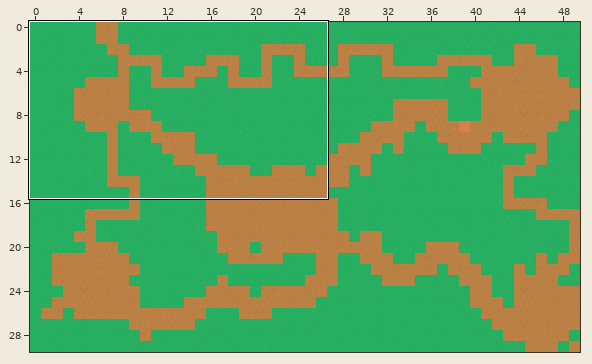
Tiled map: maps/level3.tmx. Above: a wide view before the commit, with the close-up outlined.
Close-up. As it was:
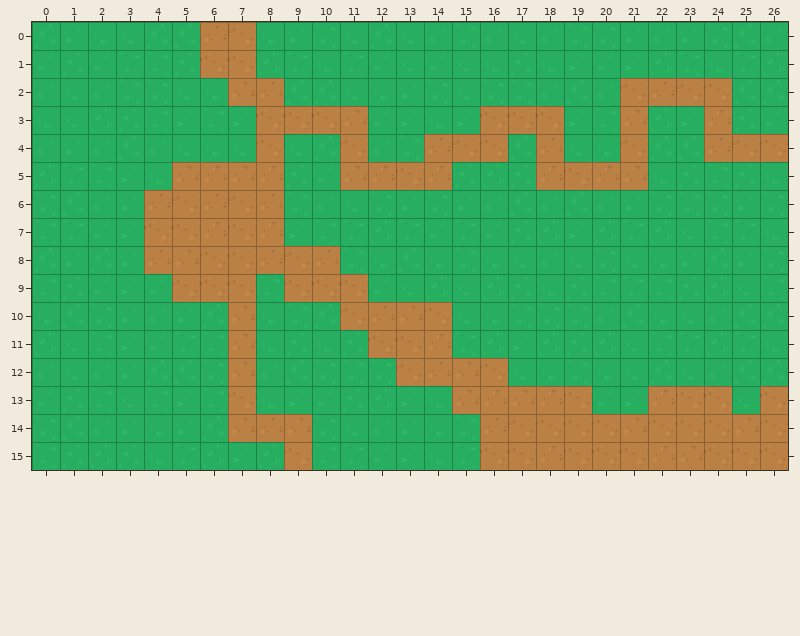
Cells are 64x64 px. Shown: x 0..26, y 0..15. The commit also changed other parts of the map, which this record leaves out.
The same view after the edit:
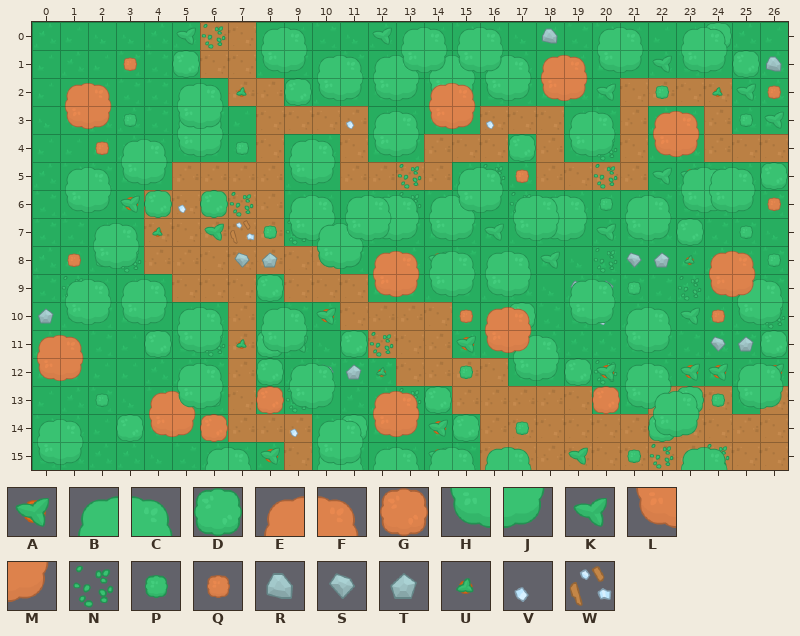
Key: from "spritesheet_tiles": A 133, B 180, C 181, D 182, E 183, F 184, G 185, H 207, J 208, K 209, L 210, M 211, N 212, P 234, Q 235, R 236, S 237, T 238, U 239, V 290, W 292.
_ is an empty cell, . an unchanged one.
Tiles of an added or newly shown layer are drawn over the layers below it.
The edit:
--- layer "decorations" (now shown)
@@ x 6..6 @@
- 0 _
+ 0 N
@@ x 0..26 @@
- 2 ......._................_..
- 3 ..........._...._..........
- 4 ...................._......
- 5 ............._.._..._.._...
- 6 ..._._._....._..._.........
- 7 ...._.__._.........._.._...
- 8 ..._...__....._..._.____...
- 9 ._.................___._...
-10 __...._............._.._.._
-11 ......__._.._....._.....___
-12 ........_.___......._..._._
-13 ........._..._........._...
-14 ........._...._............
-15 .............._...._.._._..
+ 2 .......U................U..
+ 3 ...........V....V..........
+ 4 ....................N......
+ 5 .............N..N...N..A...
+ 6 ...A.V.N.....N...N.........
+ 7 ....U.KW.N..........K..N...
+ 8 ...N...ST.....A...K.NSTU...
+ 9 .N.................STU.N...
+10 TU....V.............V..K..N
+11 ......NU.K..N.....V.....STU
+12 ........N.STU.......N...A.A
+13 .........N...N.........V...
+14 .........V....A............
+15 ..............A....K..N.N..
--- layer "walls" (now shown)
@@ x 1..26 @@
- 0 ..........._....._....._..
- 1 ...._......______...._..__
- 2 ........_..______.._._.._.
- 3 .._.__.....__.....__....__
- 4 .._____.__.__.....__......
- 5 ____....__...........___..
- 6 __._....__.____..__.____..
- 7 ......._________.__.___._.
- 8 ._.......__..____........_
- 9 ____..._.....____.___...__
-10 ______..._......_.____..__
-11 ...___._.._..._.__..__..._
-12 .......___...._._______.__
-13 ._.___.___.___......______
-14 ..____....___._._...._....
-15 ......._.____..__..._.__..
+ 0 ...........K.....R.....D..
+ 1 ....D......BCBCBC....K..DR
+ 2 ........D..HJHJHJ..K.P..K.
+ 3 ..P.BC.....BC.....BC....PK
+ 4 ..BCHJP.BC.HJ.....HJ......
+ 5 BCHJ....HJ...........KBC..
+ 6 HJ.D....BC.BCBC..BC.BCHJ..
+ 7 .......PHJCHJHJK.HJ.HJD.P.
+ 8 .P.......HJ..BCBC........P
+ 9 BCBC...D.....HJHJ.BCP...BC
+10 HJHJBC...A......D.HJBC..HJ
+11 ...DHJ.D..D...A.BC..HJ...D
+12 .......DBC....P.HJDABCA.BC
+13 .P.EFP.GHJ.EFD......HJDPHJ
+14 ..DLMG....DLM.D.P....D....
+15 .......A.BCBC..BC...P.BC..
--- layer "items" (now shown)
@@ x 0..26 @@
- 0 ....._..__...____...__.__..
- 1 ..._....____.____.____.__..
- 2 .__..__...__..__..__......_
- 3 .__..__.......__......__...
- 4 .._.............._....__...
- 5 ...............___......___
- 6 ......_....__..____._...___
- 7 ..__......___....__........
- 8 .___......____..........__.
- 9 ............__..........__.
-10 ........__.....___......_..
-11 __......__......__.........
-12 __...__....................
-13 .....__............._.__...
-14 __........__..........__...
-15 __....__..__..__...........
+ 0 .....K..BC...BCBC...BC.BC..
+ 1 ...Q....HJBC.HJHJ.EFHJ.HJ..
+ 2 .EF..BC...HJ..EF..LM......Q
+ 3 .LM..HJ.......LM......EF...
+ 4 ..Q..............D....LM...
+ 5 ...............BCQ......BCD
+ 6 ......D....BC..HJBC.P...HJQ
+ 7 ..BC......BHJ....HJ........
+ 8 .QHJ......HJEF..........EF.
+ 9 ............LM..........LM.
+10 ........BC.....QEF......Q..
+11 EF......HJ......LM.........
+12 LM...BC....................
+13 .....HJ.............G.BC...
+14 BC........BC..........HJ...
+15 HJ....BC..HJ..BC...........
Where, in picture pixels (left, top, right, bottom), the same in both close-ups:
added: (37, 22, 788, 470)
